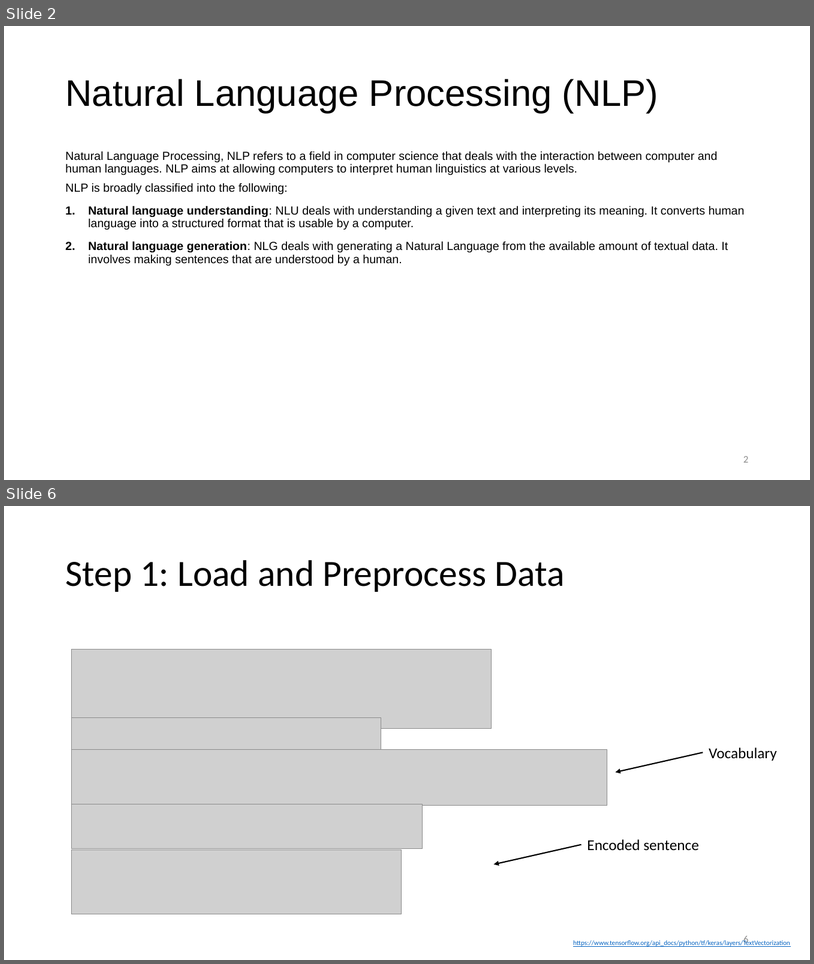
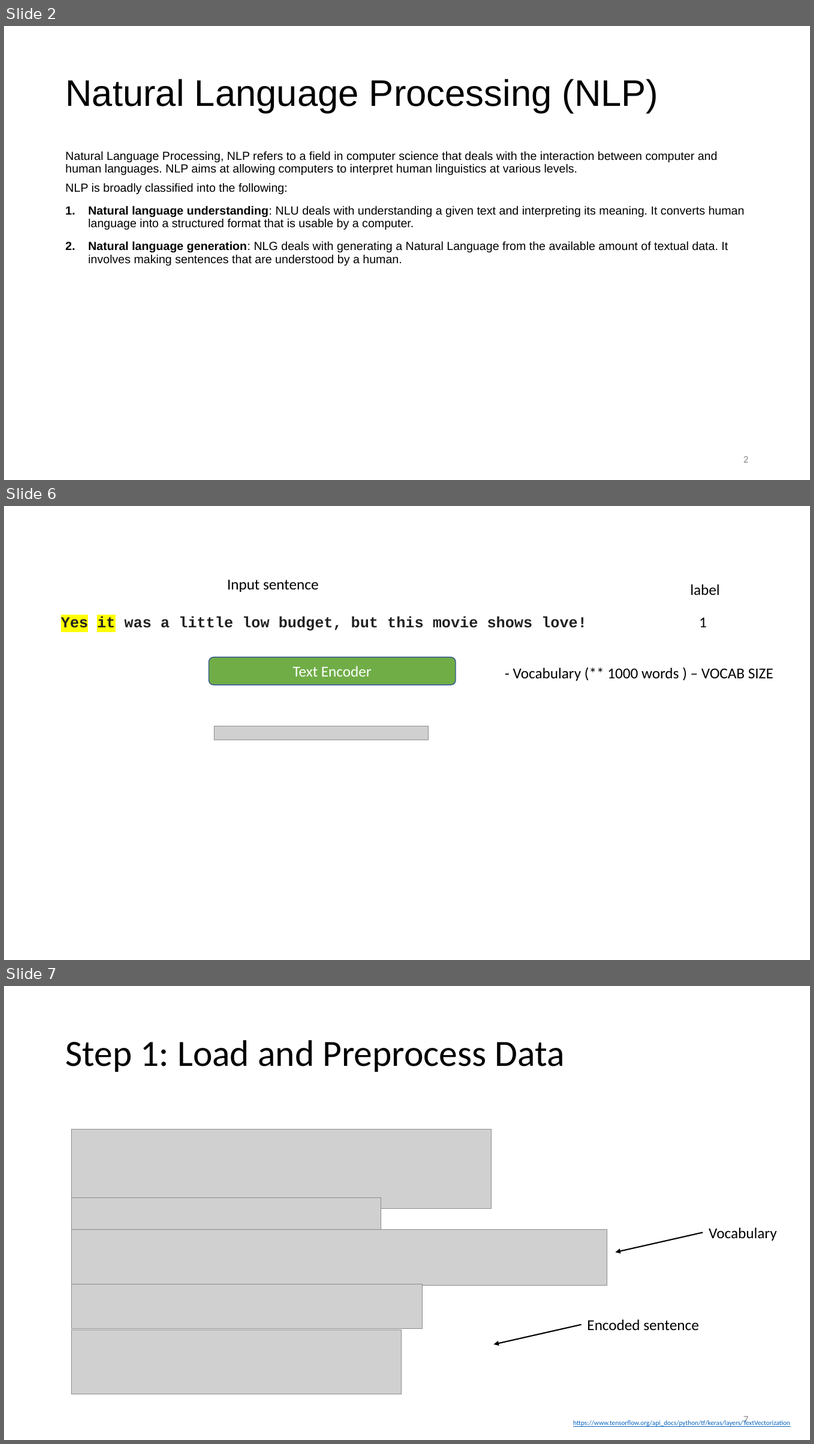
Before and after one commit to dia1128/AIandDataScienceWorkshopwithPython, a slide deck: Week11/Day2/2 - Deep Natural Language Processing.pptx. Shown one above the other, each under a label of ours: slides 2 and 6 before the commit, slides 2, 6 and 7 after it; the slides between them are not shown. The pictures are 814x964 and 814x1444 pixels, drawn with LibreOffice and Linux fonts; fonts in the diff are those of the drawing; grey boxes stand for pictures. Boxes give left, top, right and bottom in pixels: in the first picture for what was removed or moved away, otherwise in the second. Text is boxed around its words. In the diff, an @@ line names an element or a change of style, - is before the commit and + after.

```diff
--- a/Week11/Day2/2 - Deep Natural Language Processing.pptx
+++ b/Week11/Day2/2 - Deep Natural Language Processing.pptx
@@ slide 6 added at (4,506,810,960), background #FFFFFF @@
@@ text added at (227,579,318,592), 18 pt, text #000000 @@
+Input sentence
@@ text added at (690,584,720,595), 18 pt, text #000000 @@
+label
@@ text added at (61,616,587,631), 18 pt, text #212121, bold @@
+Yes it was a little low budget, but this movie shows love!
@@ text added at (699,617,707,627), 18 pt, text #000000 @@
+1
@@ rounded rectangle added at (209,657,456,685), fill #70AD47, outline #325491 1 pt, 18 pt, text #FFFFFF @@
+Text Encoder
@@ text added at (513,667,774,681), 18 pt, text #000000 @@
+- Vocabulary (** 1000 words ) – VOCAB SIZE
@@ picture added at (215,726,429,740) @@
@@ what was slide 6 is now slide 7 @@
@@ page number at (744,1416,749,1425): text changed @@
-6
+7
```
Also in this commit, not shown: 5 slides changed, 2 other slides added, 1 other file.
